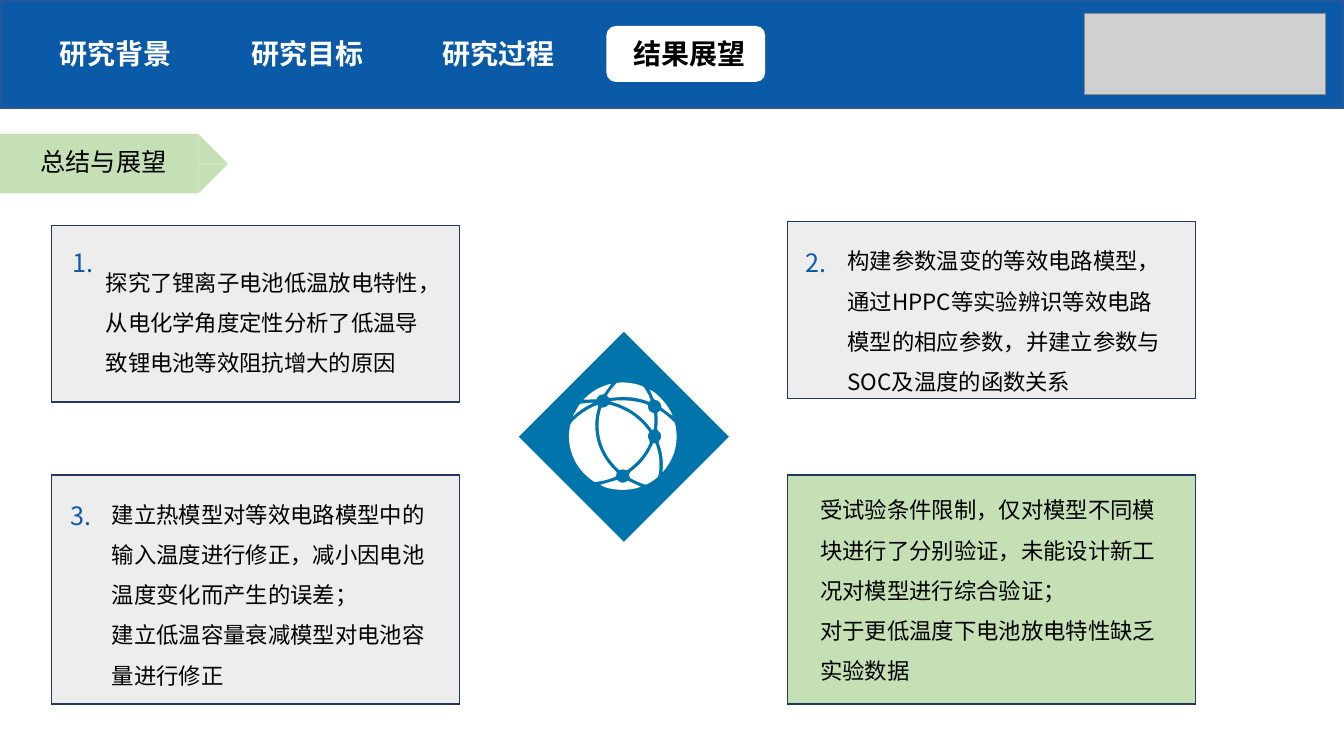
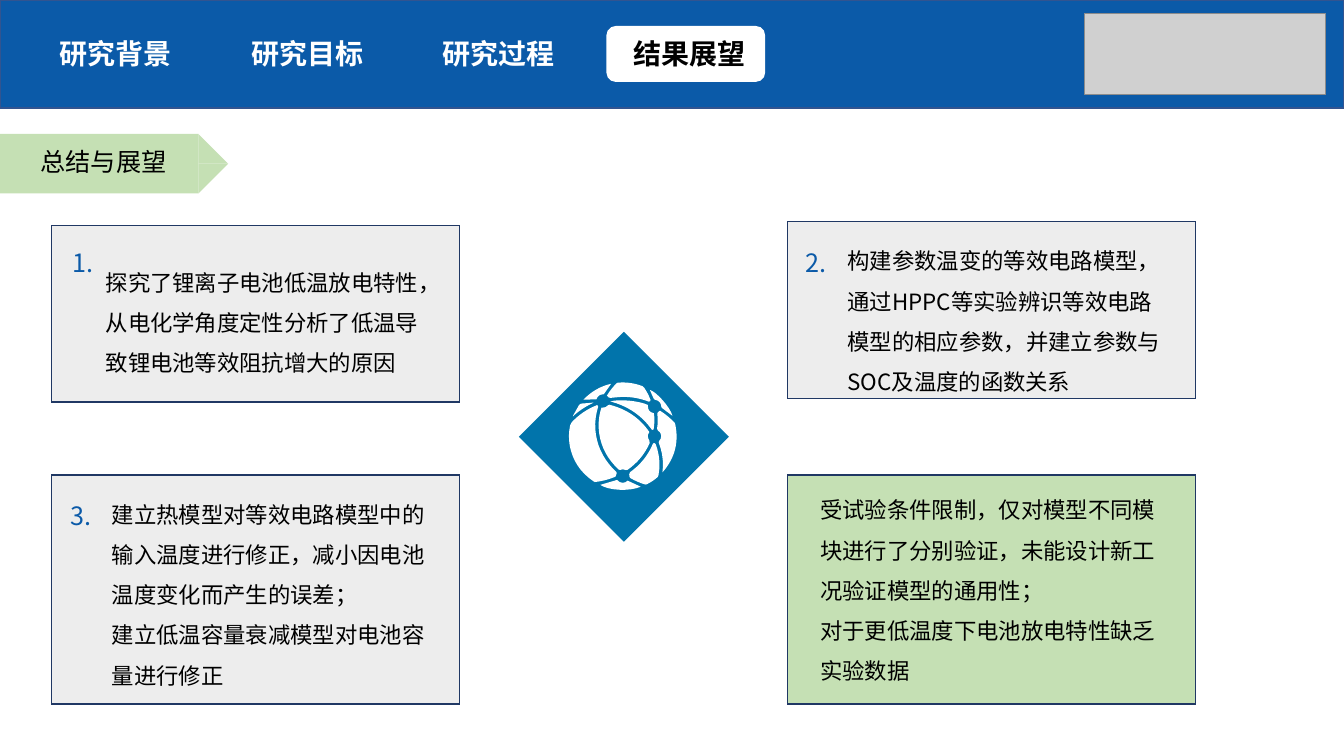
Before and after one commit to SudaSoda/Graduation-Design, a slide deck: slide 17 of Output/毕设答辩_赵杰_1452047.pptx. Drawn at 1344x756 pixels with LibreOffice and Linux fonts; fonts in the diff are those of the drawing; grey boxes stand for pictures. Boxes give left, top, right and bottom in pixels: in the first picture for what was removed or moved away, otherwise in the second. Text is boxed around its words. In the diff, an @@ line names an element or a change of style, - is before the commit and + after.

```diff
--- a/Output/毕设答辩_赵杰_1452047.pptx
+++ b/Output/毕设答辩_赵杰_1452047.pptx
@@ text at (820, 499, 1155, 603): text changed @@
-受试验条件限制，仅对模型不同模块进行了分别验证，未能设计新工况对模型进行综合验证；
+受试验条件限制，仅对模型不同模块进行了分别验证，未能设计新工况验证模型的通用性；
```
Also in this commit, not shown: 10 other slides changed, 16 other files.
